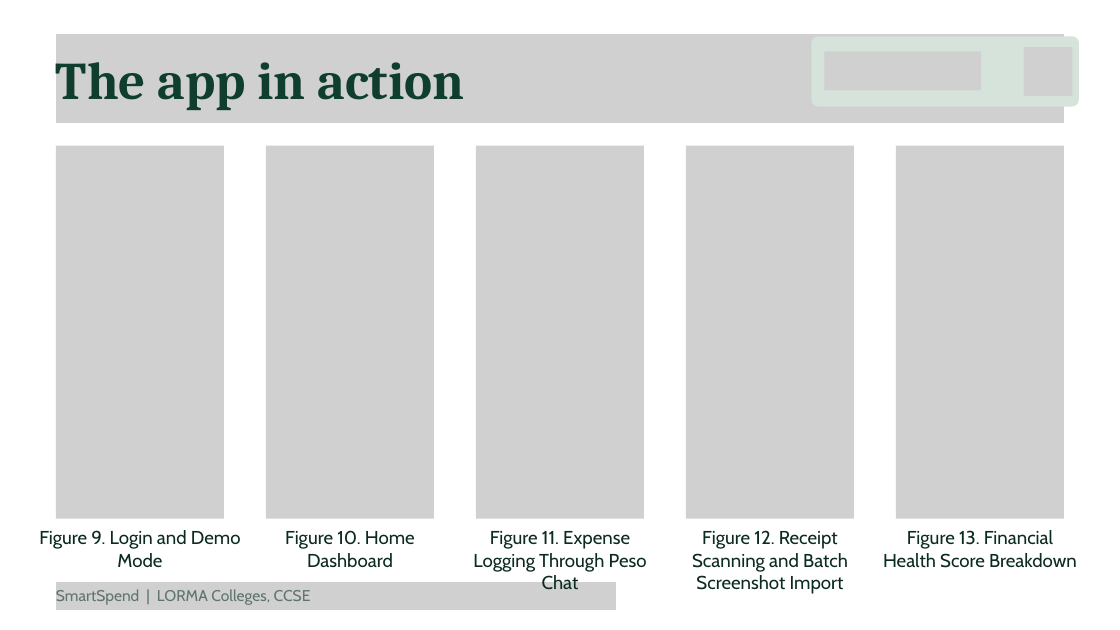
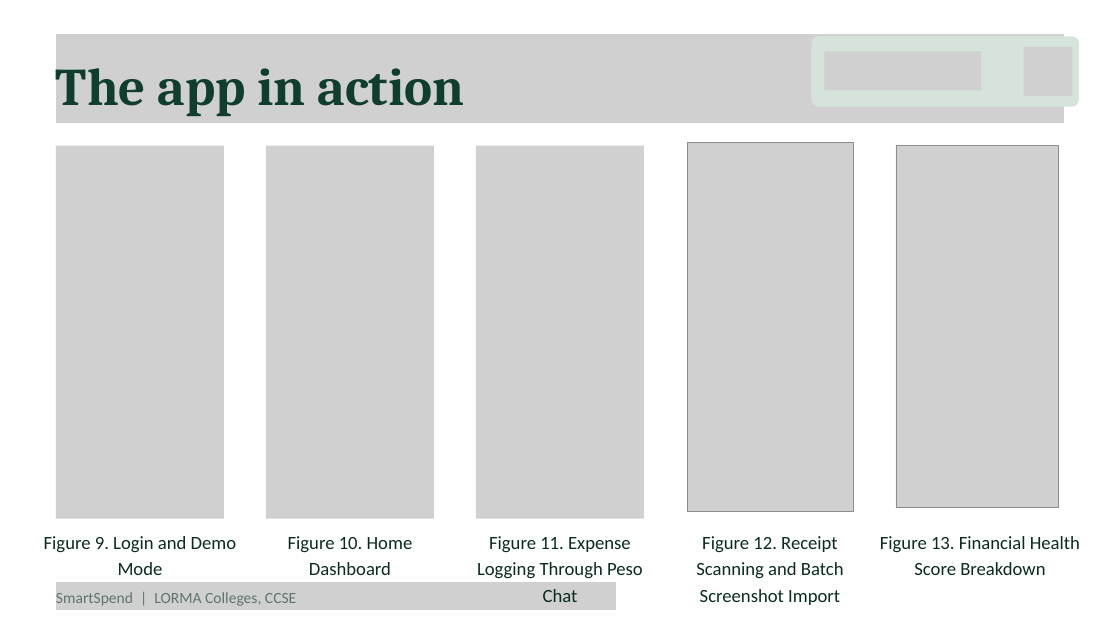
Before and after one commit to Zushikina-kun/smartspend-app, a slide deck: slide 11 of docs/handsoff/FOR_CYRILLE/SmartSpend_Defense.pptx. Drawn at 1120x630 pixels with LibreOffice and Linux fonts; fonts in the diff are those of the drawing; grey boxes stand for pictures. Boxes give left, top, right and bottom in pixels: in the first picture for what was removed or moved away, otherwise in the second. Text is boxed around its words. In the diff, an @@ line names an element or a change of style, - is before the commit and + after.

```diff
--- a/docs/handsoff/FOR_CYRILLE/SmartSpend_Defense.pptx
+++ b/docs/handsoff/FOR_CYRILLE/SmartSpend_Defense.pptx
@@ text "The app in action" at <box>56,68,464,116</box>: line spacing 81.6pt to 1.2 @@
@@ picture: place and size @@
-picture at <box>686,146,854,519</box>
+picture at <box>687,142,853,511</box>
@@ picture: place and size @@
-picture at <box>896,146,1064,519</box>
+picture at <box>896,146,1058,507</box>
@@ font Cabin to Calibri; line spacing 28.8pt to 1.2 in 5 elements at <box>44,536,237,575</box>, <box>288,536,413,575</box>, <box>477,536,643,602</box>, <box>696,536,844,605</box>, <box>880,536,1080,575</box> @@
@@ text "SmartSpend | LORMA Colleges, CCSE" at <box>56,592,296,606</box>: font Cabin to Calibri; line spacing 24pt to 1.2 @@
```
Also in this commit, not shown: 18 other slides changed, 5 other files.
